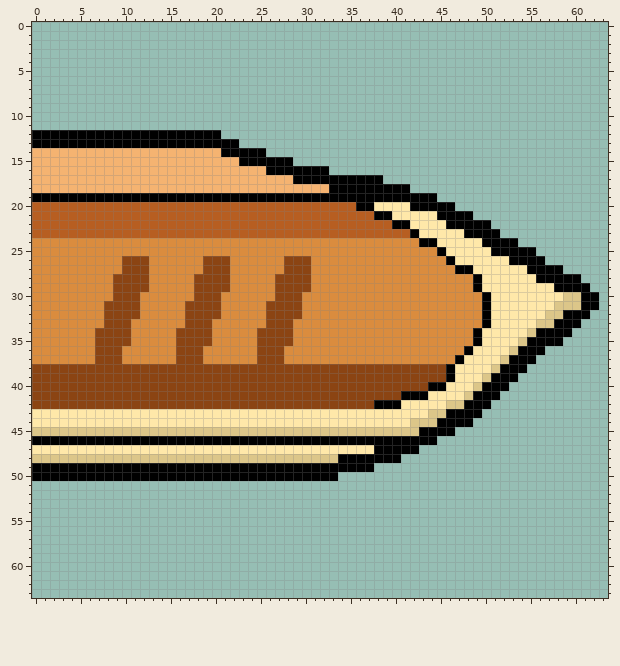
Pixel-art sprite, stored at Resources/Images/Fish/FishTail.png. Above: the version before the commit.
The file is 64x64 pixels.
And afterwards:
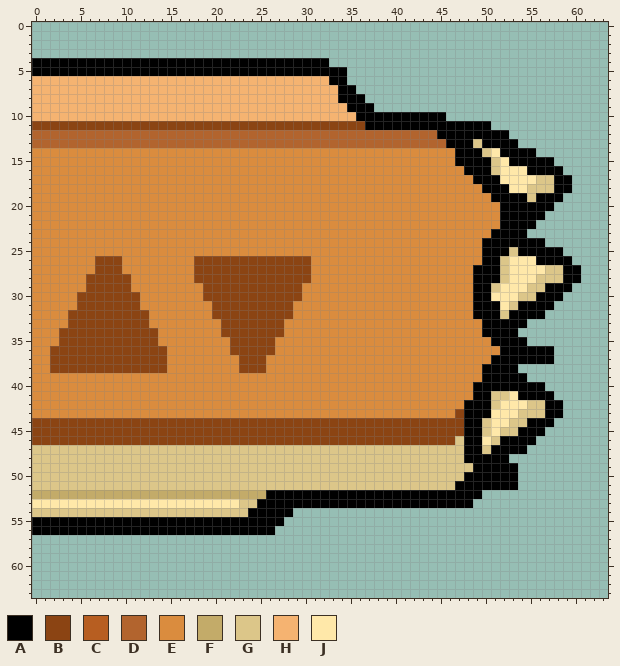
Palette (. is transparent): A #000000  B #8b4413  C #b75e21  D #b2642e  E #da8c3e  F #c3ab69  G #dcc689  H #f5b371  J #ffe8a9
The edit:
Changed rows in their new state; - is an unchanged pixel.
first column x 0:
 4 AAAAAAAAAAAAAAAAAAAAAAAAAAAAAAAAA------------------------------
 5 AAAAAAAAAAAAAAAAAAAAAAAAAAAAAAAAAAA----------------------------
 6 HHHHHHHHHHHHHHHHHHHHHHHHHHHHHHHHHAA----------------------------
 7 HHHHHHHHHHHHHHHHHHHHHHHHHHHHHHHHHHAA---------------------------
 8 HHHHHHHHHHHHHHHHHHHHHHHHHHHHHHHHHHAAA--------------------------
 9 HHHHHHHHHHHHHHHHHHHHHHHHHHHHHHHHHHHAAA-------------------------
10 HHHHHHHHHHHHHHHHHHHHHHHHHHHHHHHHHHHHAAAAAAAAAA-----------------
11 BBBBBBBBBBBBBBBBBBBBBBBBBBBBBBBBBBBBBAAAAAAAAAAAAAA------------
12 DDDDDDDDDDDDDDDDDDDDDDDDDDDDDDDDDDDDDDDDDDDDDAAAAAAAA----------
13 DDDDDDDDDDDDDDDDDDDDDDDDDDDDDDDDDDDDDDDDDDDDDDAAAGAAAA---------
14 EEEEEEEEEEEEEEEEEEEEEEEEEEEEEEEEEEEEEEEEEEEEEEEAAAGJAAAA-------
15 EEEEEEEEEEEEEEEEEEEEEEEEEEEEEEEEEEEEEEEEEEEEEEEAAAAGJAAAAA-----
16 EEEEEEEEEEEEEEEEEEEEEEEEEEEEEEEEEEEEEEEEEEEEEEEEAAAGJJJAAAA----
17 EEEEEEEEEEEEEEEEEEEEEEEEEEEEEEEEEEEEEEEEEEEEEEEEEAAAJJJJGGAA---
18 EEEEEEEEEEEEEEEEEEEEEEEEEEEEEEEEEEEEEEEEEEEEEEEEEEAAAJJGGGAA---
19 EEEEEEEEEEEEEEEEEEEEEEEEEEEEEEEEEEEEEEEEEEEEEEEEEEEAAAAGAAA----
20 EEEEEEEEEEEEEEEEEEEEEEEEEEEEEEEEEEEEEEEEEEEEEEEEEEEEAAAAAA-----
21 EEEEEEEEEEEEEEEEEEEEEEEEEEEEEEEEEEEEEEEEEEEEEEEEEEEEAAAAA------
22 EEEEEEEEEEEEEEEEEEEEEEEEEEEEEEEEEEEEEEEEEEEEEEEEEEEEAAAA-------
23 EEEEEEEEEEEEEEEEEEEEEEEEEEEEEEEEEEEEEEEEEEEEEEEEEEE-AAA--------
24 -------------------------------------------EEEEEEE----AAA------
25 ---------------------------------------------EEEEEA--G--AAA----
26 -------BBBEEE-----B---BBBBBB------------------EEEEAAGJJJ-AAA---
27 -------BBBEEE-----B---BBBBBB-------------------EEAAAG--JJGGAA--
28 ------BBB--EE---------BBBBB-----------------------AAG---GGG----
29 ------BBB--EE-----E---BBBBB---E-------------------AG---GGA--..-
30 -----BBBB---------E--BBBBBB----------------------A----GGAAA....
31 -----BBB---------EEE-BBBBB---E-------------------A-A-GAAAA.....
32 ----BBBB----B----EEE-BBBBB---E-------------------A-AGAAAA.....-
33 ----BBBB---BB----EEE-BBBBB--E----------------------AAAA......--
34 ---BBBB----BBB--EEEE-BBBB---E--------------------EAAAA......---
35 ---BBBB----BBB--EEEE--BBB--EE--------------------EEAAAA....----
36 --BBBBB---BBBBB-EEE---BBB--E--------------------EEEEAA---A-----
37 --BBBBB---BBBBB-EEE----BB-EE-------------------EEEEAA---AA-----
38 EE-------------EEEEEEEE---EEEEEEEEEEEEEEEEEEEEEEEEAA--.--------
39 EEEEEEEEEEEEEEEEEEEEEEEEEEEEEEEEEEEEEEEEEEEEEEEEEEA---A--------
40 EEEEEEEEEEEEEEEEEEEEEEEEEEEEEEEEEEEEEEEEEEEEEEEEEA---AAAA------
41 EEEEEEEEEEEEEEEEEEEEEEEEEEEEEEEEEEEEEEEEEEEEEEEEE--GGJAAAA-----
42 EEEEEEEEEEEEEEEEEEEEEEEEEEEEEEEEEEEEEEEEEEEEEEEE---GJJJGGAA----
43 EEEEEEEEEEEEEEEEEEEEEEEEEEEEEEEEEEEEEEEEEEEEEEEB--AJJJGGGAA----
44 BBBBBBBBBBBBBBBBBBBBBBBBBBBBBBBBBBBBBBBBBBBBBBBB-AGJJGGAAA-----
45 BBBBBBBBBBBBBBBBBBBBBBBBBBBBBBBBBBBBBBBBBBBBBBBBAAGJGGAAA------
46 BBBBBBBBBBBBBBBBBBBBBBBBBBBBBBBBBBBBBBBBBBBBBBBGAAJGAAAA-------
47 GGGGGGGGGGGGGGGGGGGGGGGGGGGGGGGGGGGGGGGGGGGGGGGGAAGAAAA--------
48 ----------------------------------GGGGGGGGGGGGGGAAAAA----------
49 GGGGGGGGGGGGGGGGGGGGGGGGGGGGGGGGGGGGGGGGGGGGGGGGGAAAAA---------
50 GGGGGGGGGGGGGGGGGGGGGGGGGGGGGGGGGGGGGGGGGGGGGGGGAAAAAA---------
51 GGGGGGGGGGGGGGGGGGGGGGGGGGGGGGGGGGGGGGGGGGGGGGGAAAAAAA---------
52 FFFFFFFFFFFFFFFFFFFFFFFFFFAAAAAAAAAAAAAAAAAAAAAAAA-------------
53 JJJJJJJJJJJJJJJJJJJJJJJGGAAAAAAAAAAAAAAAAAAAAAAAA--------------
54 GGGGGGGGGGGGGGGGGGGGGGGGAAAAA----------------------------------
55 AAAAAAAAAAAAAAAAAAAAAAAAAAAA-----------------------------------
56 AAAAAAAAAAAAAAAAAAAAAAAAAAA------------------------------------
Changed places in both pictures, as pixel boxes (x1, y1, x2, y2):
changed: (32, 58, 599, 535)
